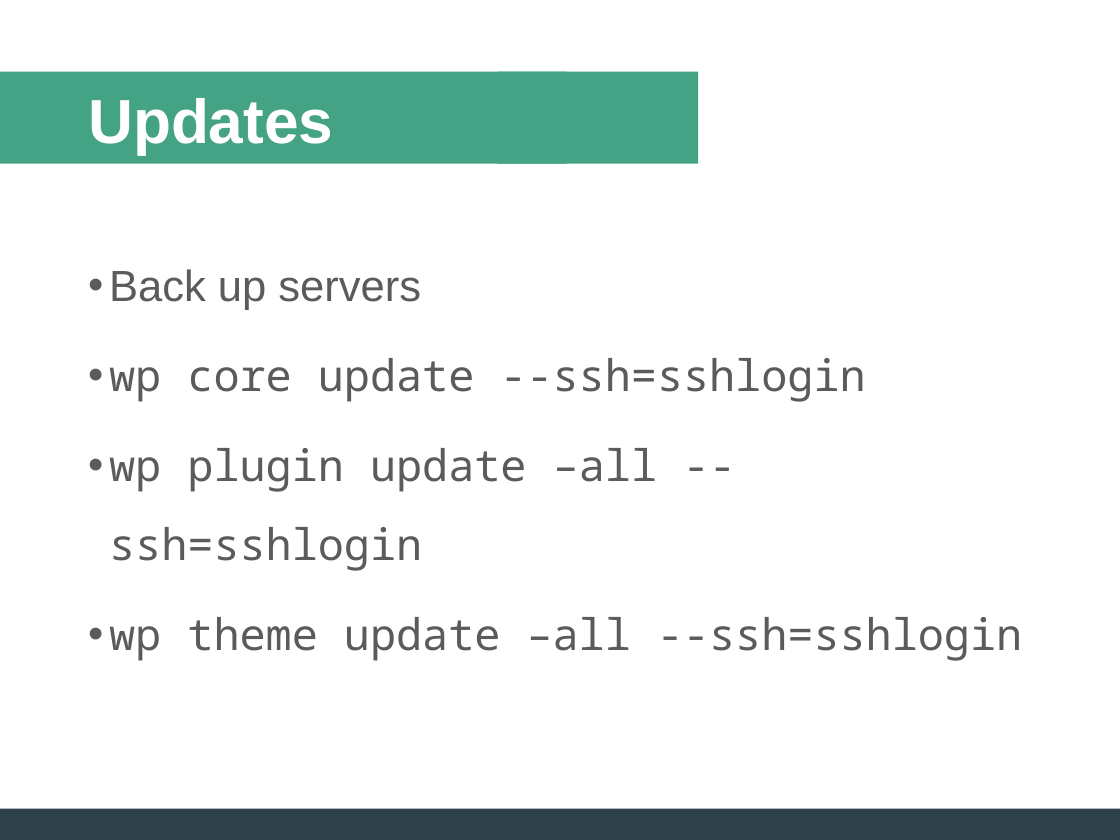
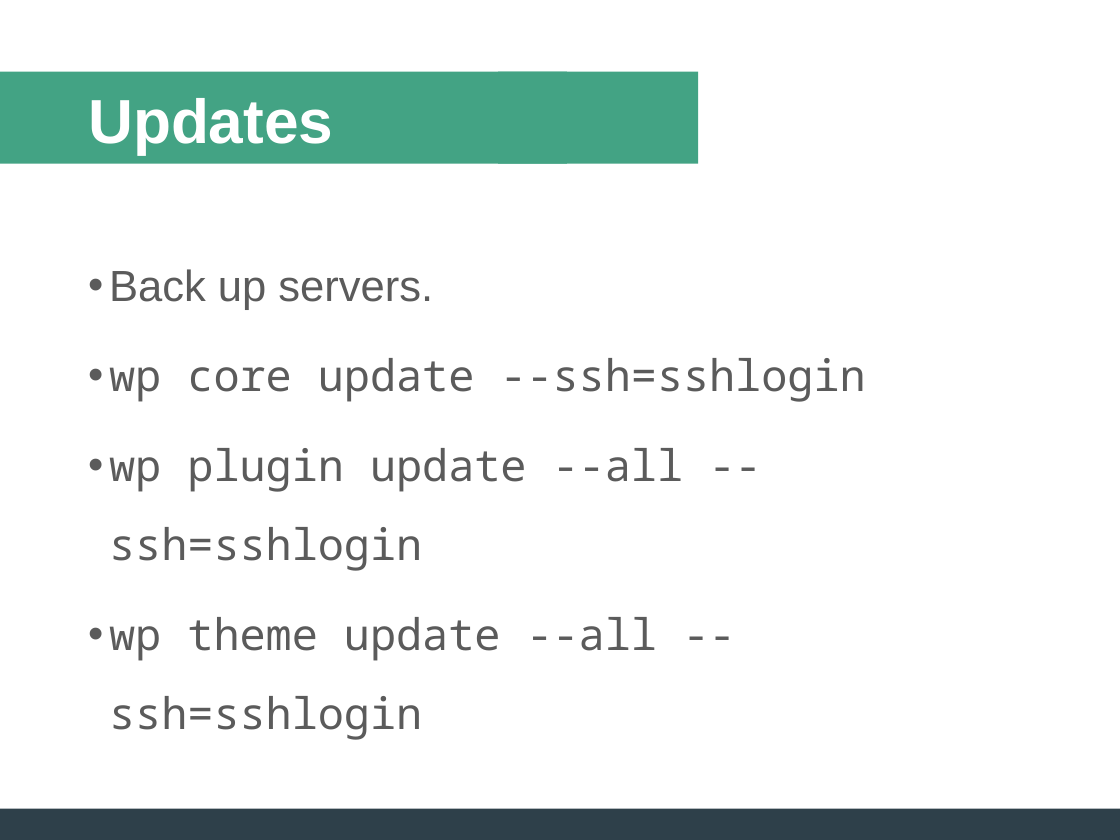
Before and after one commit to ZachWatkins/Presentation-Building-Deploying-Maintaining-WordPress-Sites, a slide deck: slide 20 of WordPress-Presentation.pptx (slide 18 before the commit). Drawn at 1120x840 pixels with LibreOffice and Linux fonts; fonts in the diff are those of the drawing. Boxes give left, top, right and bottom in pixels: in the first picture for what was removed or moved away, otherwise in the second. Text is boxed around its words. In the diff, an @@ line names an element or a change of style, - is before the commit and + after.

```diff
--- a/WordPress-Presentation.pptx
+++ b/WordPress-Presentation.pptx
@@ text at [109, 269, 433, 310]: text changed @@
-• Back up servers
+• Back up servers.
@@ text at [109, 448, 684, 740]: text changed @@
-• wp plugin update –all --ssh=sshlogin
-• wp theme update –all --ssh=sshlogin
+• wp plugin update --all --ssh=sshlogin
+• wp theme update --all --ssh=sshlogin
```
Also in this commit, not shown: 13 other slides changed, 4 slides added.
